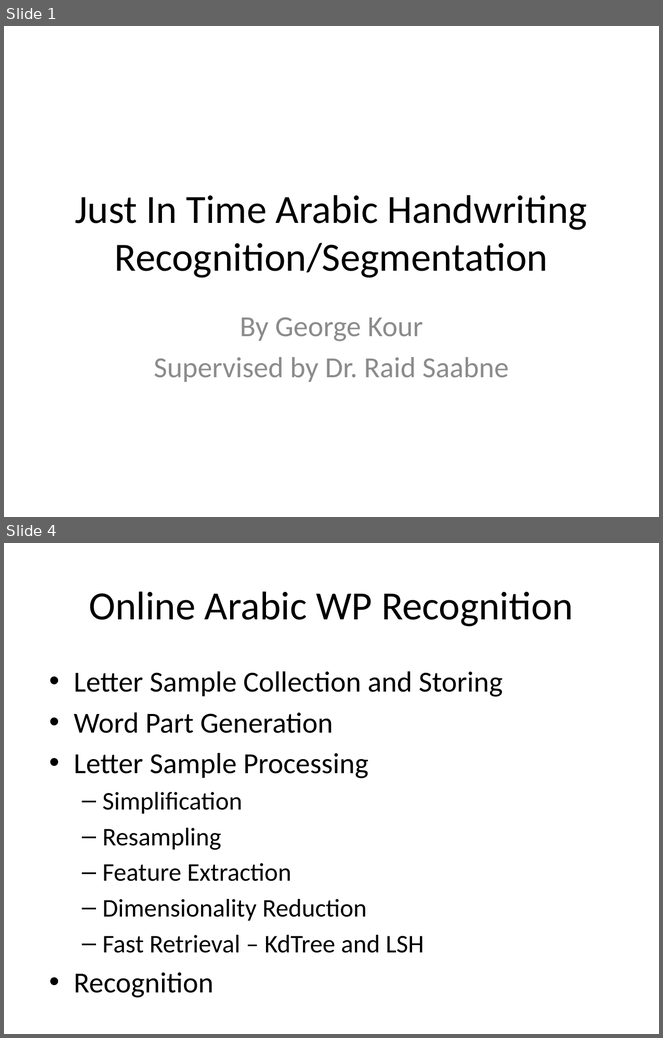
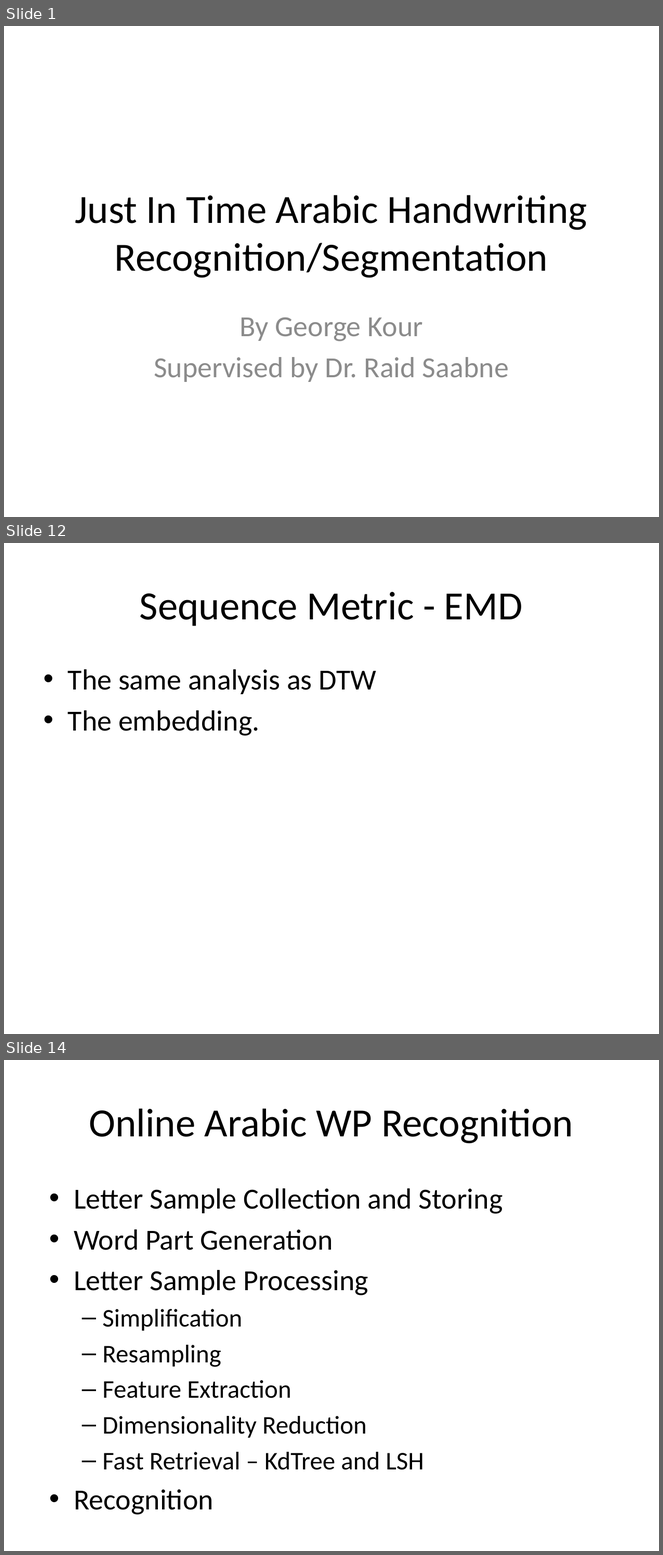
Before and after one commit to kourgeorge/arabic-icr, a slide deck: Thesis/Just In Time Arabic Handwriting Recognition.pptx. Shown one above the other, each under a label of ours: slides 1 and 4 before the commit, slides 1, 12 and 14 after it; the slides between them are not shown. The pictures are 663x1038 and 663x1555 pixels, drawn with LibreOffice and Linux fonts; fonts in the diff are those of the drawing. Boxes give left, top, right and bottom in pixels: in the first picture for what was removed or moved away, otherwise in the second. Text is boxed around its words. In the diff, an @@ line names an element or a change of style, - is before the commit and + after.

```diff
--- a/Thesis/Just In Time Arabic Handwriting Recognition.pptx
+++ b/Thesis/Just In Time Arabic Handwriting Recognition.pptx
@@ slide 12 added at box(4, 543, 659, 1034), background #FFFFFF @@
@@ title added at box(140, 592, 523, 626), 44 pt, text #000000 @@
+Sequence Metric - EMD
@@ text added at box(68, 669, 377, 736), 32 pt, text #000000 @@
+• The same analysis as DTW
+• The embedding.
@@ what was slide 4 is now slide 14 @@
```
Also in this commit, not shown: 2 slides changed, 9 other slides added, 53 other files.
